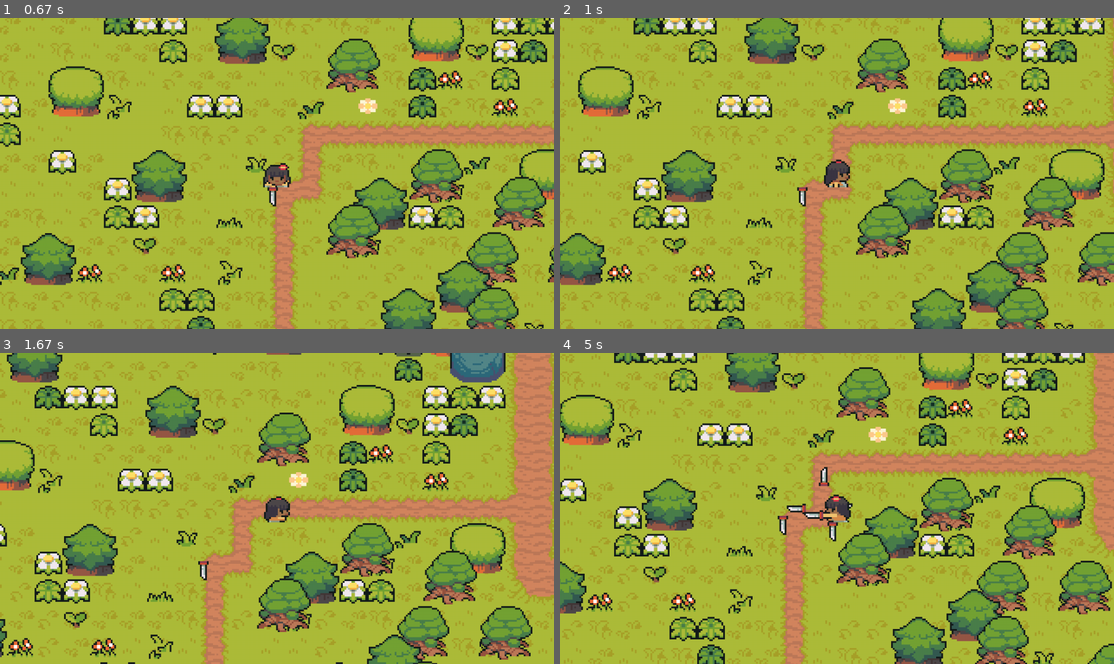
Above: before the commit, frames 1-4 (two rows, left to right).
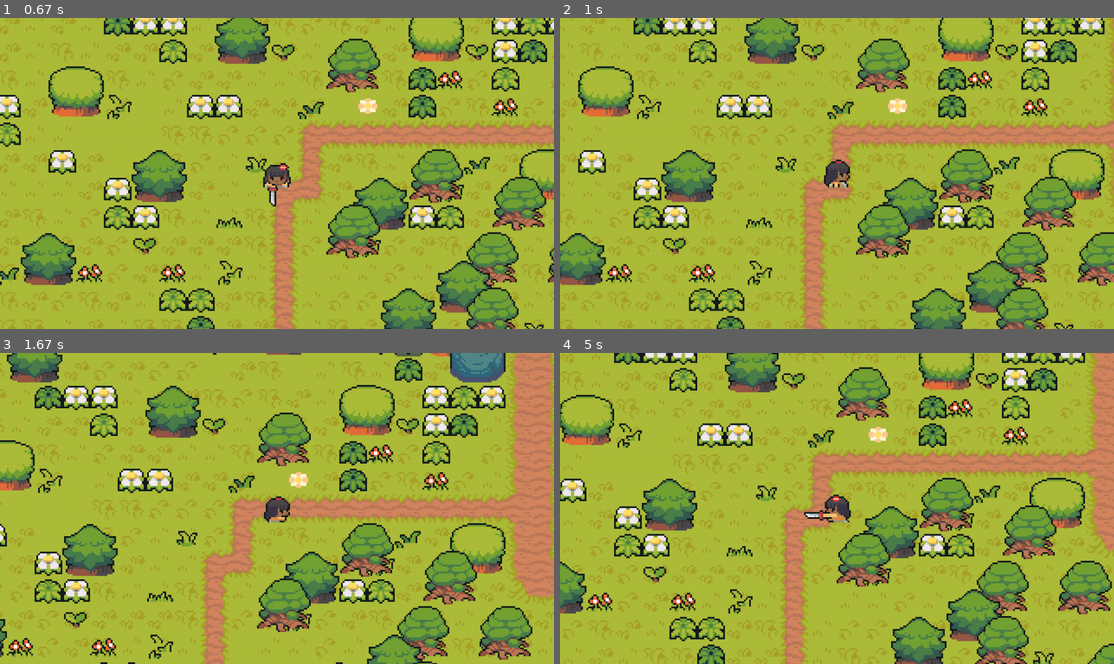
Above: after the commit, the same moments.

Repository: stchambers89/MyPygame
Game: pygame game, started from Main.py
Two runs of this game, one before a commit and one after it. Both use one fixed random seed, a clock stepped at 60 frames per second and the inputs below.
Inputs:
- Up to frame 1 (0.67 s): tap Space at 0.33 s
- Up to frame 2 (1 s): hold Right from 0.67 s (still down)
- Up to frame 3 (1.67 s): release Right at 1.13 s; hold Up 1.17-1.47 s; hold Right from 1.5 s (still down)
- Up to frame 4 (5 s): release Right at 1.97 s; hold Left 2-2.53 s; hold Down 2.57-2.87 s; hold Left 2.9-3.3 s; tap Space at 2.97, 3.27, 3.4, 3.8, 4.1, 4.47, 4.87 s; hold Up 3.33-3.7 s; tap Ctrl at 3.48, 4.95 s; hold Right 3.73-4.37 s; hold Down 4.4-4.77 s; hold Left from 4.8 s (still down)

Frame 1 is identical in both runs. In frame 2, less than 0.1% of the frame differs, in the area x 42-45%, y 54-61%; in frame 3, less than 0.1%; in frame 4, 0.4%, in the area x 39-53%, y 36-61%.

Commit message:
weapon is killed when attack is over.

Diff:
--- a/level.py
+++ b/level.py
@@ -17,6 +17,9 @@
         #Sprite Group Setup
         self.visable_sprites = YSortCameraGroup()
         self.obstacle_sprites = pygame.sprite.Group()
+
+        #attack sprites
+        self.current_attack = None
 
         #Sprite set up
         self.create_map()
@@ -47,14 +50,20 @@
                         if style == 'object':
                             surf = graphics['objects'][int(col)]
                             Tile((x,y), [self.visable_sprites, self.obstacle_sprites], 'objects', surf)
-        self.player = Player((1200,1370), [self.visable_sprites], self.obstacle_sprites, self.create_attack)
+        self.player = Player((1200,1370), [self.visable_sprites], self.obstacle_sprites, self.create_attack, self.destroy_attack)
 
     def create_attack(self):
-        Weapon(self.player, [self.visable_sprites])
+        self.current_attack = Weapon(self.player, [self.visable_sprites])
+
+    def destroy_attack(self):
+        if self.current_attack:
+            self.current_attack.kill()
+        self.current_attack = None
 
     def run(self):
         self.visable_sprites.custom_draw(self.player)
         self.visable_sprites.update()
+
 
 class YSortCameraGroup(pygame.sprite.Group):
     def __init__(self):
--- a/player.py
+++ b/player.py
@@ -3,7 +3,7 @@
 from support import import_folder
 
 class Player(pygame.sprite.Sprite):
-    def __init__(self, pos, groups, obstacle_sprites, create_attack):
+    def __init__(self, pos, groups, obstacle_sprites, create_attack, destroy_attack):
         super().__init__(groups)
 
         #player image/drawing
@@ -30,6 +30,7 @@
 
         # weapon
         self.create_attack = create_attack
+        self.destroy_attack = destroy_attack
         self.weapon_index = 0
         self.weapon = list(weapon_data.keys())[self.weapon_index]
 
@@ -140,6 +141,7 @@
         if self.attacking:
             if current_time - self.attack_time >= self.attack_cooldown:
                 self.attacking = False
+                self.destroy_attack()
 
     def animate(self):
         animation = self.animations[self.status]
--- a/weapon.py
+++ b/weapon.py
@@ -21,4 +21,4 @@
         elif direction == 'down':
             self.rect = self.image.get_rect(midtop = player.rect.midbottom + pygame.math.Vector2(-10, 0))
         else:
-            self.rect = self.image.get_rect(midbottom = player.rect.midtop + pygame.math.Vector2(10, 0))
+            self.rect = self.image.get_rect(midbottom = player.rect.midtop + pygame.math.Vector2(-10, 0))
